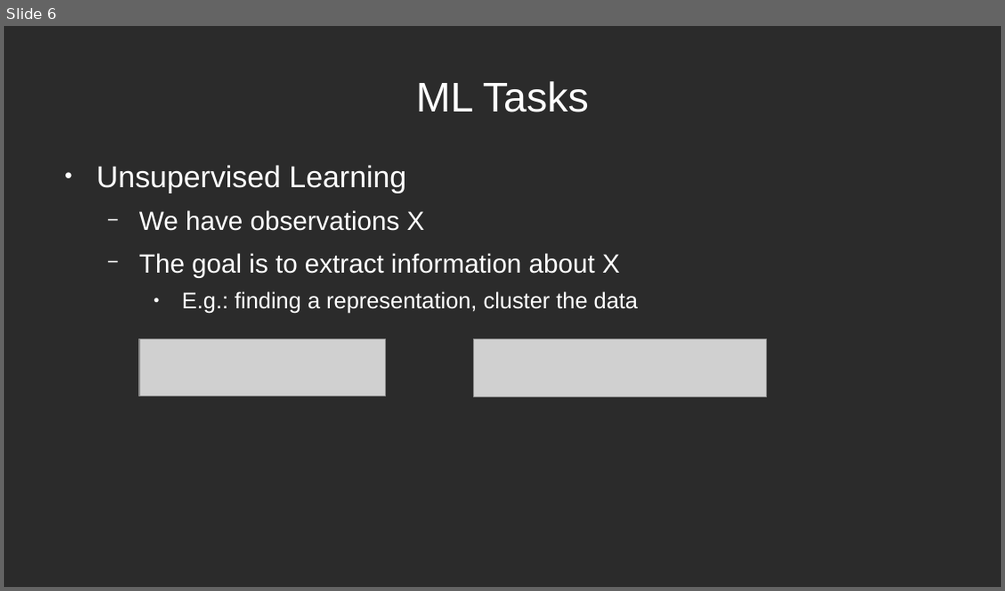
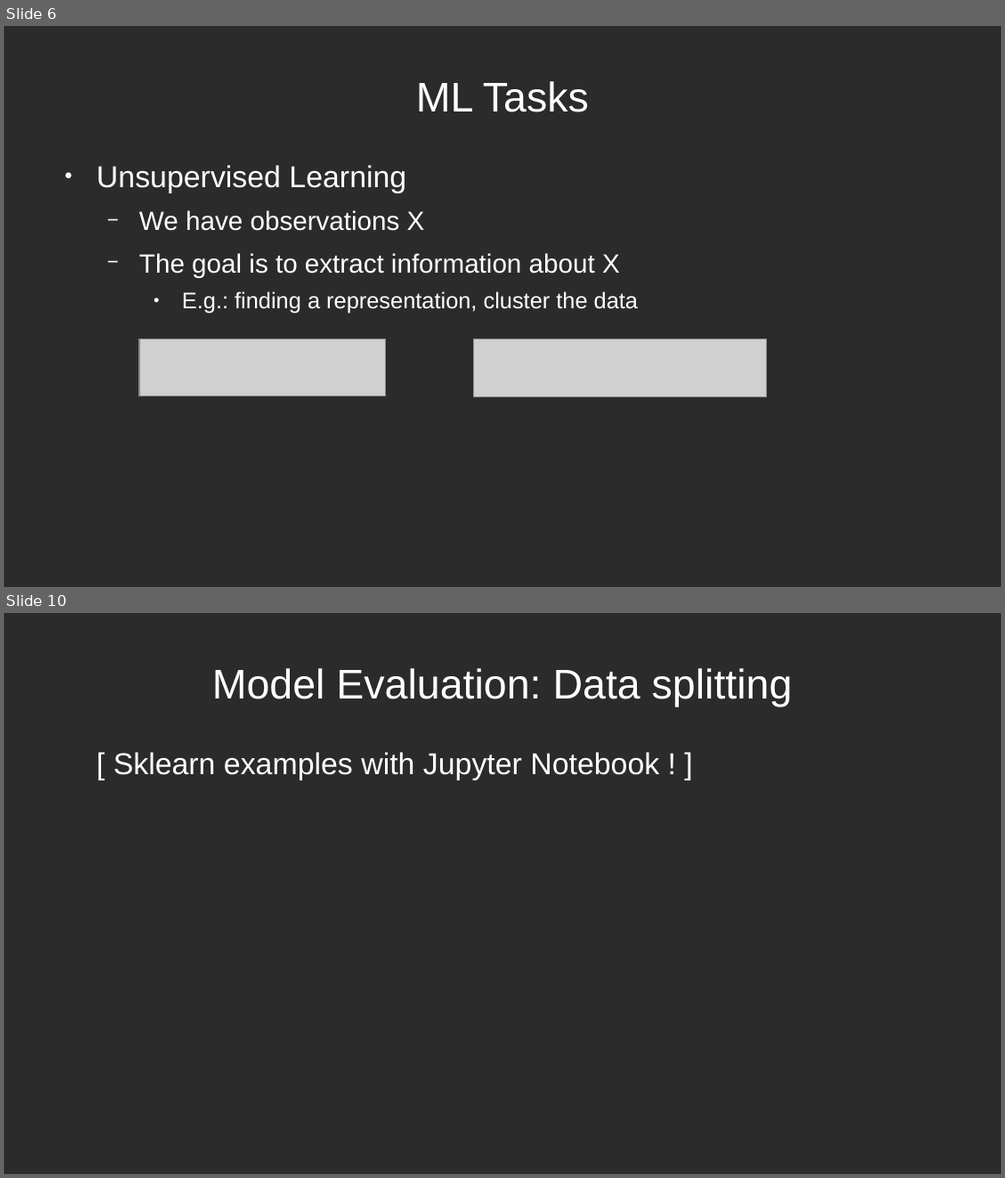
Before and after one commit to main-training/main-training-nilearn-ml, a slide deck: 01_intro_ml_slides.odp. Shown one above the other, each under a label of ours: slide 6 before the commit, slides 6 and 10 after it; the slides between them are not shown. The pictures are 1005x591 and 1005x1178 pixels, drawn with LibreOffice and Linux fonts; fonts in the diff are those of the drawing; grey boxes stand for pictures; background and template pictures are left out; a plain dark background stands for a picture behind light text. Boxes give left, top, right and bottom in pixels: in the first picture for what was removed or moved away, otherwise in the second. Text is boxed around its words. In the diff, an @@ line names an element or a change of style, - is before the commit and + after.

```diff
--- a/01_intro_ml_slides.odp
+++ b/01_intro_ml_slides.odp
@@ slide 10 added at (4,613,1001,1174), background picture (left out) @@
@@ title added at (212,668,793,706), 33 pt, text #FFFFFF @@
+Model Evaluation: Data splitting
@@ text added at (113,752,659,780), 24 pt, text #FFFFFF @@
+[ Sklearn examples with Jupyter Notebook ! ]
```
Also in this commit, not shown: 1 slide changed, 6 other slides added, 1 slide removed, 1 other file.
